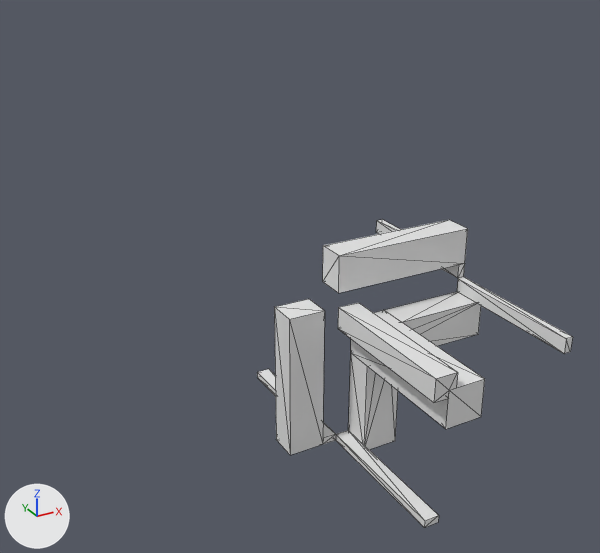
A saved change to the OBJ model Data/bmc/tiles_structure/t_045.obj.
Before and after are seen from a camera (50 mm lens) standing at (-1.246, -2.014, 1.143) and looking at (-0.157, -0.034, 0.153). Lighting does not change. The marker at lower left points along +X, +Y and +Z. Mesh edges are drawn as thin lines. Where no turn or scale is listed for an object, it has been applied to the vertices.

The first picture shows 't_045'.
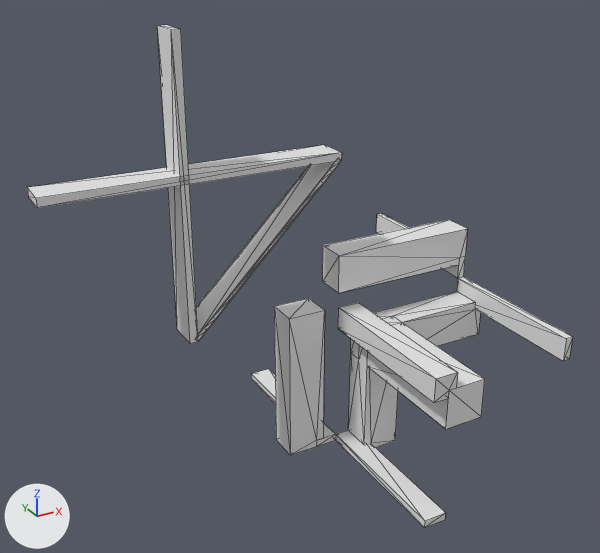
Pixel boxes [x1, y1, x2, y2] of what changed, in the pictures (600 x 553 px; the box of a moved part takes in the faces that stretch with it):
't_045', reshaped (73% wider, 63% taller)
    before: [257, 220, 573, 528]
    after: [27, 25, 573, 528]
part 1 of me_t_045, added
    after: [27, 25, 342, 344]
part 2 of me_t_045, moved or reshaped
    before: [257, 220, 573, 528]
    after: [251, 213, 573, 528]

The change, as a diff of the scene's bpy script:
```diff
--- a/Data/bmc/tiles_structure/t_045.obj.py
+++ b/Data/bmc/tiles_structure/t_045.obj.py
@@ me_t_045 @@
 # used by ob_t_045; location = (0.0, 0.0, 0.0)
-me_t_045.from_pydata(...)  # 85 vertices, 160 faces; spans x -0.175..0.5, y -0.5..0.5, z -0.5..0.175
+me_t_045.from_pydata(...)  # 177 vertices, 355 faces; spans x -0.875..0.5, y -0.5..0.5, z -0.5..0.875
+# me_t_045 part 1: a new loose piece of 92 vertices spanning x -0.875..0.0, y 0.0..0.1, z 0.0..0.875
+# me_t_045 part 2
+# 35 vertices are removed from x -0.175..0.5, y -0.5..0.5, z -0.5..0.05
+# 128 faces are deleted
+# 2 vertices move from x 0.5, y -0.5..0.5, z -0.05..0.05 to x 0.475, y -0.5..0.5, z -0.075..0.075
+# 35 vertices are added at x -0.175..0.5, y -0.5..0.5, z -0.5..0.075
+# 143 new faces join them
```
